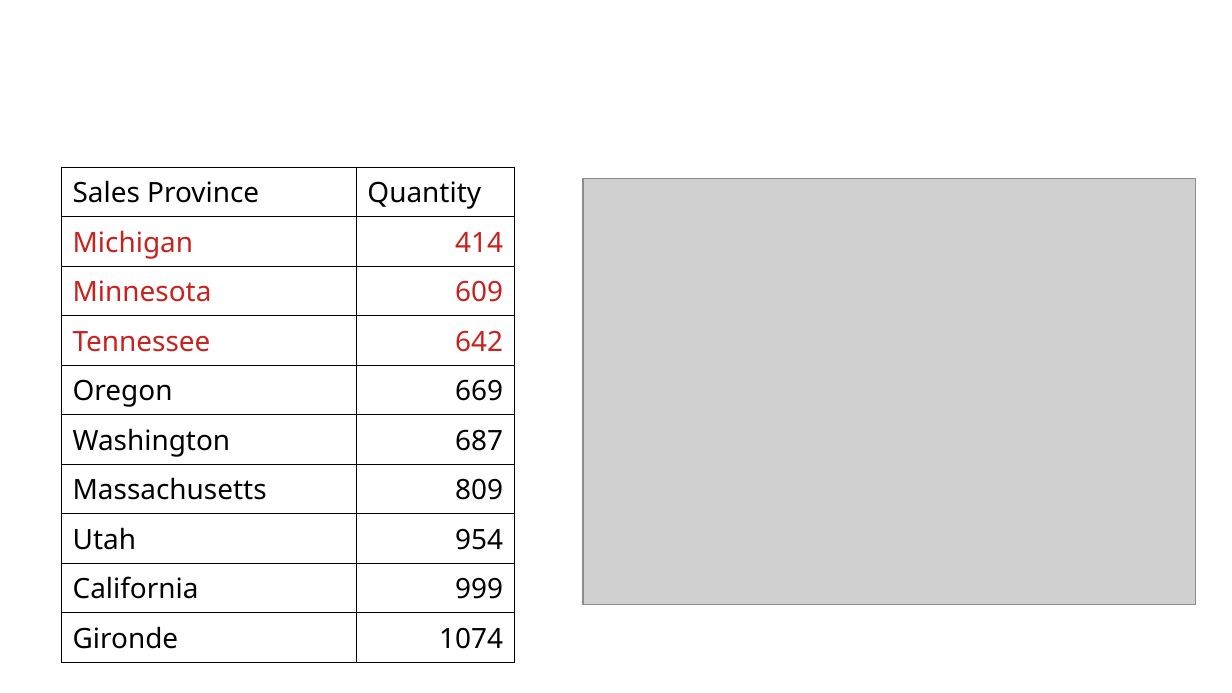
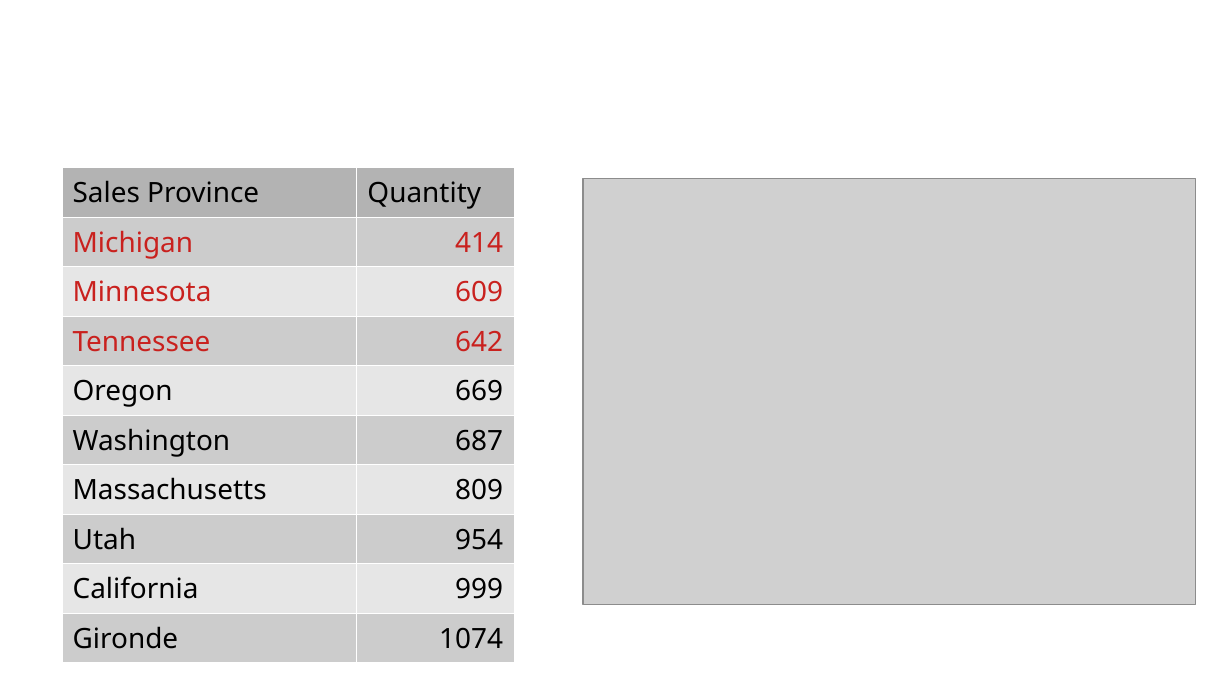
Before and after one commit to smoonem/adventure_works_task, a slide deck: slide 6 of Adventure_Works_Presentation.odp. Drawn at 1232x693 pixels with LibreOffice and Linux fonts; fonts in the diff are those of the drawing; grey boxes stand for pictures; background and template pictures are left out. Boxes give left, top, right and bottom in pixels: in the first picture for what was removed or moved away, otherwise in the second. Text is boxed around its words. In the diff, an @@ line names an element or a change of style, - is before the commit and + after.

```diff
--- a/Adventure_Works_Presentation.odp
+++ b/Adventure_Works_Presentation.odp
@@ table at <box>61,168,514,663</box> @@
@@ fill none to #B3B3B3 in row 1 @@
@@ fill none to #CCCCCC in 10 cells @@
@@ fill none to #E6E6E6 in 8 cells @@
@@ borders changed @@
```
Also in this commit, not shown: 4 other slides changed.
